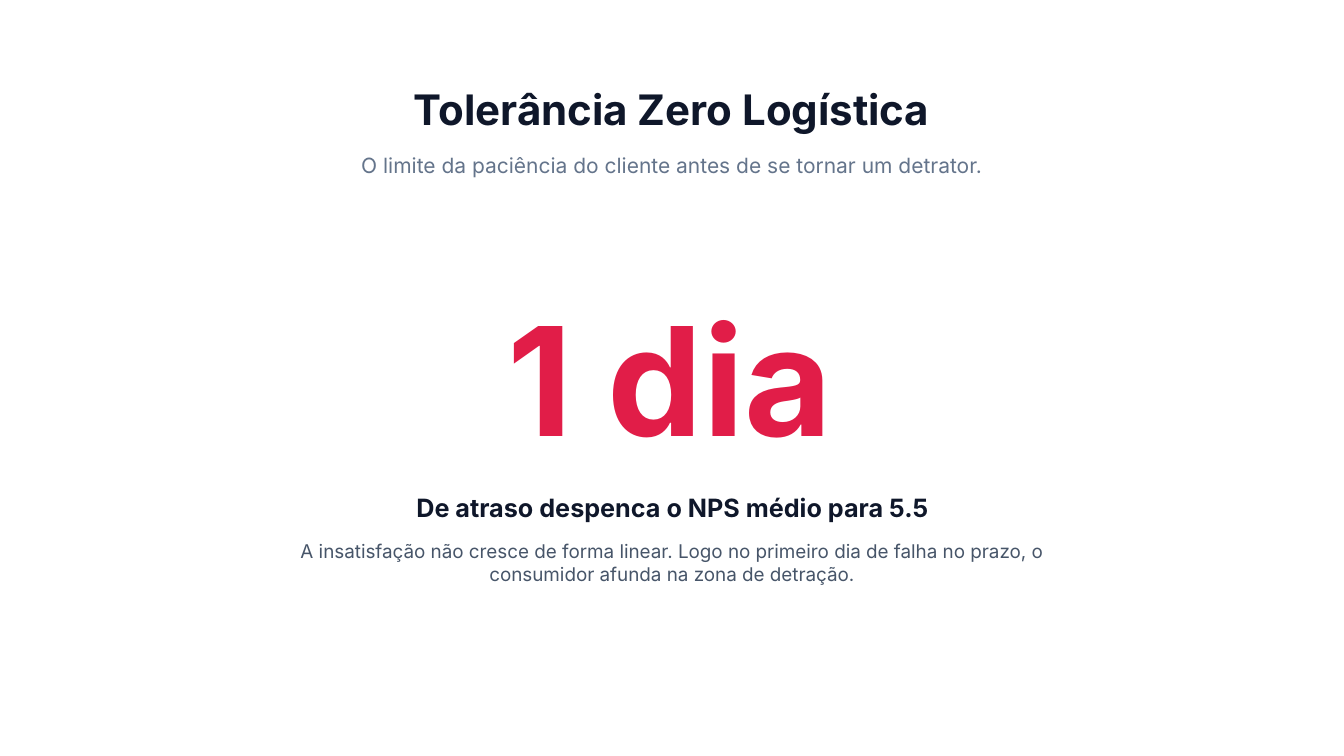
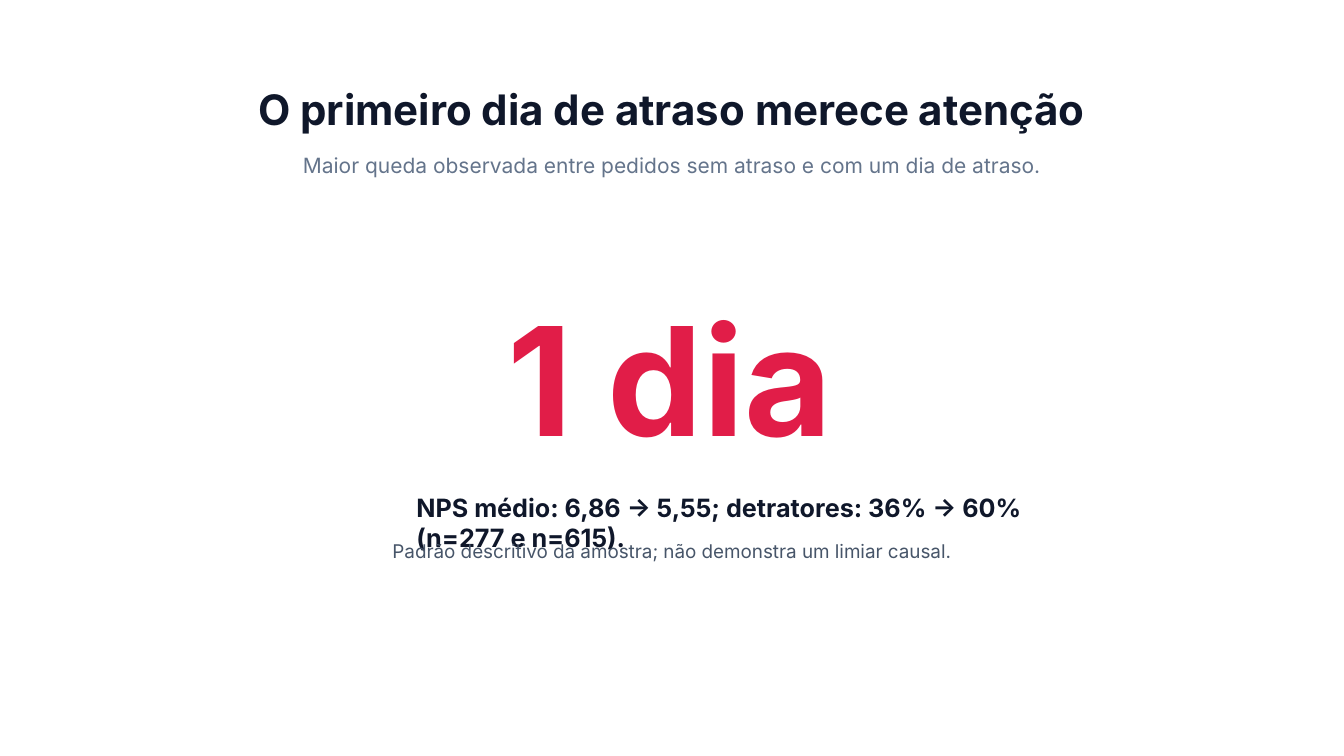
Before and after one commit to Caetanodassis/tech-challenge-fase1-nps-preditivo, a slide deck: slide 5 of apresentacao/Estratégia Proativa de NPS.pptx. Drawn at 1344x756 pixels with LibreOffice and Linux fonts; fonts in the diff are those of the drawing. Boxes give left, top, right and bottom in pixels: in the first picture for what was removed or moved away, otherwise in the second. Text is boxed around its words. In the diff, an @@ line names an element or a change of style, - is before the commit and + after.

```diff
--- a/apresentacao/Estratégia Proativa de NPS.pptx
+++ b/apresentacao/Estratégia Proativa de NPS.pptx
@@ text at box(258, 93, 1085, 134): text changed @@
-Tolerância Zero Logística
+O primeiro dia de atraso merece atenção
@@ text at box(303, 157, 1040, 178): text changed @@
-O limite da paciência do cliente antes de se tornar um detrator.
+Maior queda observada entre pedidos sem atraso e com um dia de atraso.
@@ text at box(416, 497, 1021, 552): text changed @@
-De atraso despenca o NPS médio para 5.5
+NPS médio: 6,86 → 5,55; detratores: 36% → 60% (n=277 e n=615).
@@ text at box(392, 542, 951, 562): text changed @@
-A insatisfação não cresce de forma linear. Logo no primeiro dia de falha no prazo, o consumidor afunda na zona de detração.
+Padrão descritivo da amostra; não demonstra um limiar causal.
```
Also in this commit, not shown: 5 other slides changed, 1 slide added, 1 slide removed, 4 other files.
